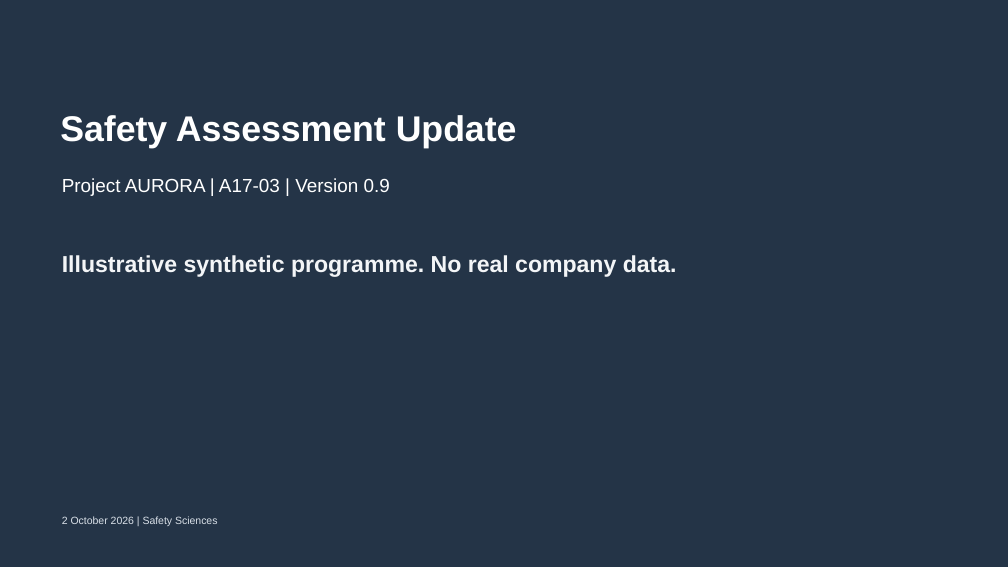
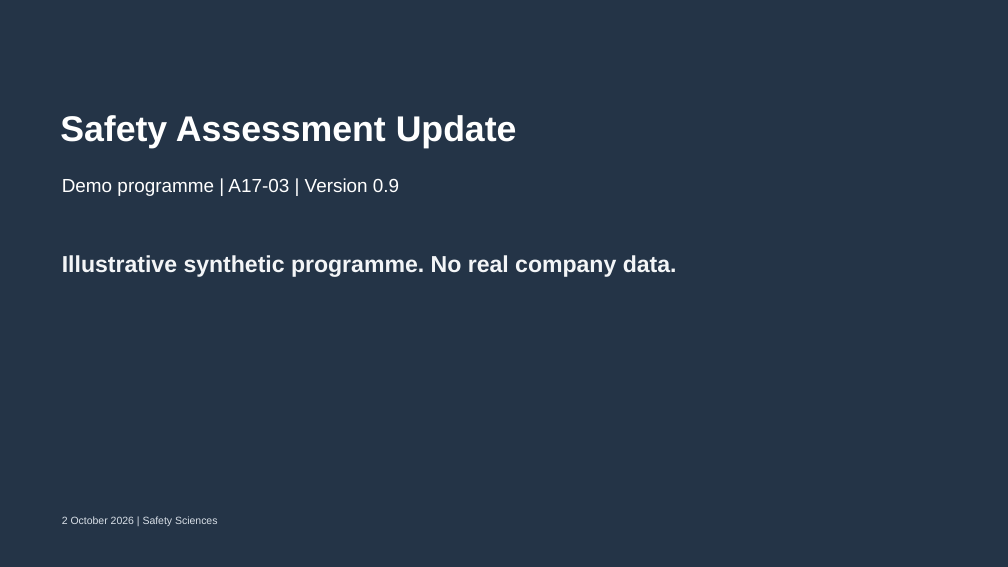
Before and after one commit to Clem993/programme-evidence-hub, a slide deck: slide 1 of sources/03_safety_update.pptx. Drawn at 1008x567 pixels with LibreOffice and Linux fonts; fonts in the diff are those of the drawing. Boxes give left, top, right and bottom in pixels: in the first picture for what was removed or moved away, otherwise in the second. Text is boxed around its words. In the diff, an @@ line names an element or a change of style, - is before the commit and + after.

Commit message:
Remove programme codename from demo and source documents

```diff
--- a/sources/03_safety_update.pptx
+++ b/sources/03_safety_update.pptx
@@ text at <box>62,178,399,196</box>: text changed @@
-Project AURORA | A17-03 | Version 0.9
+Demo programme | A17-03 | Version 0.9
```
Also in this commit, not shown: 11 other files.
